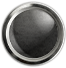
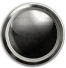
Layer changes from the first 66×68 image to the second:
painted on "Metal_Ring" over [1, 2, 65, 66]
painted on "Old_Film_Overlay" over [0, 1, 66, 68]
painted on "Metal_Orb" (1st of 2) over [0, 1, 66, 68]
showed "Metal_Orb" (2nd of 2), painted on it over [0, 1, 66, 68]
painted on "Layer 1" over [5, 7, 60, 63]
